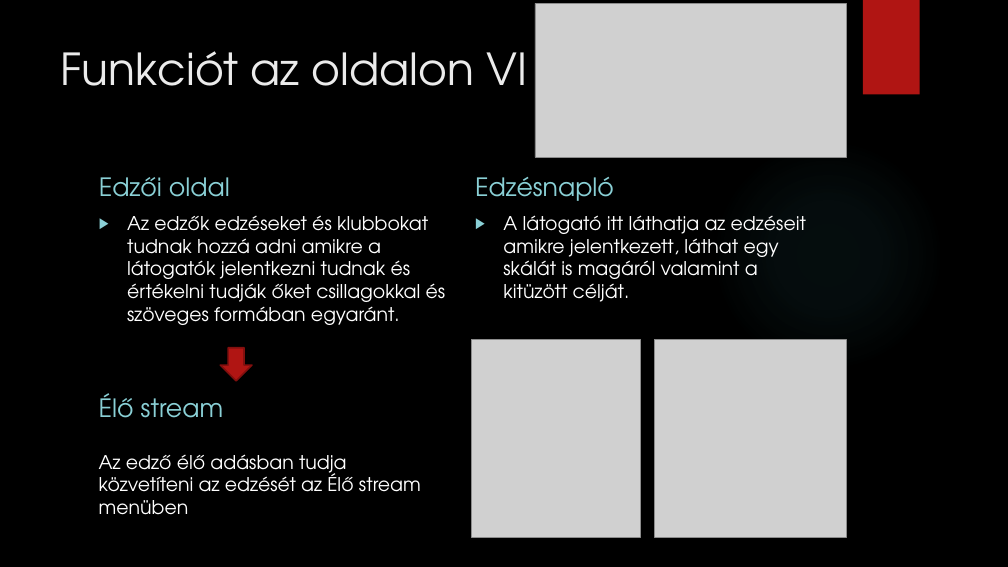
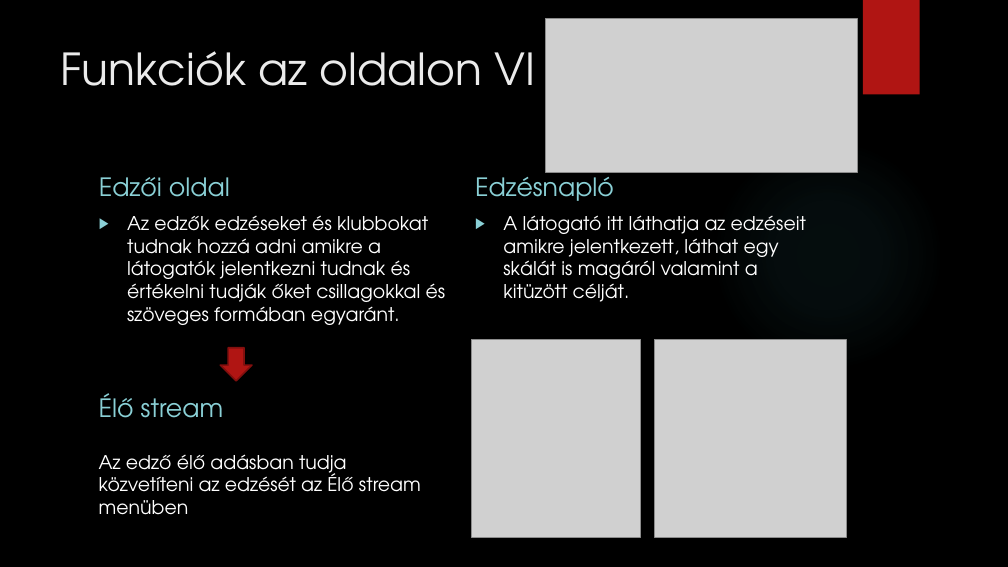
Before and after one commit to mozricsi/zaromunka_kuzdosportok, a slide deck: slide 8 of KüzdőKert.pptx. Drawn at 1008x567 pixels with LibreOffice and Linux fonts; fonts in the diff are those of the drawing; grey boxes stand for pictures; background and template pictures are left out. Boxes give left, top, right and bottom in pixels: in the first picture for what was removed or moved away, otherwise in the second. Text is boxed around its words. In the diff, an @@ line names an element or a change of style, - is before the commit and + after.

```diff
--- a/KüzdőKert.pptx
+++ b/KüzdőKert.pptx
@@ picture: place and size @@
-picture at [535, 4, 847, 158]
+picture at [546, 18, 858, 172]
@@ title at [61, 51, 535, 86]: text changed @@
-Funkciót az oldalon VI
+Funkciók az oldalon VI
```
Also in this commit, not shown: 6 other slides changed.
